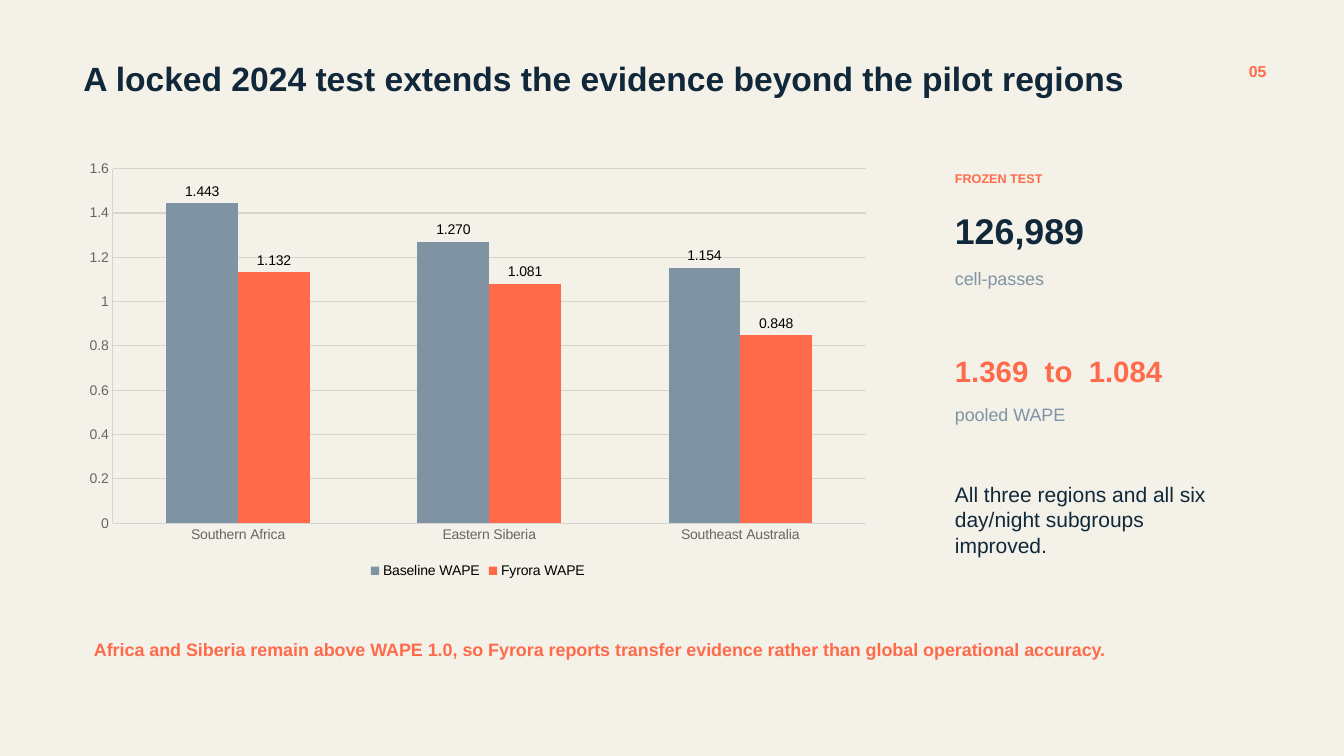
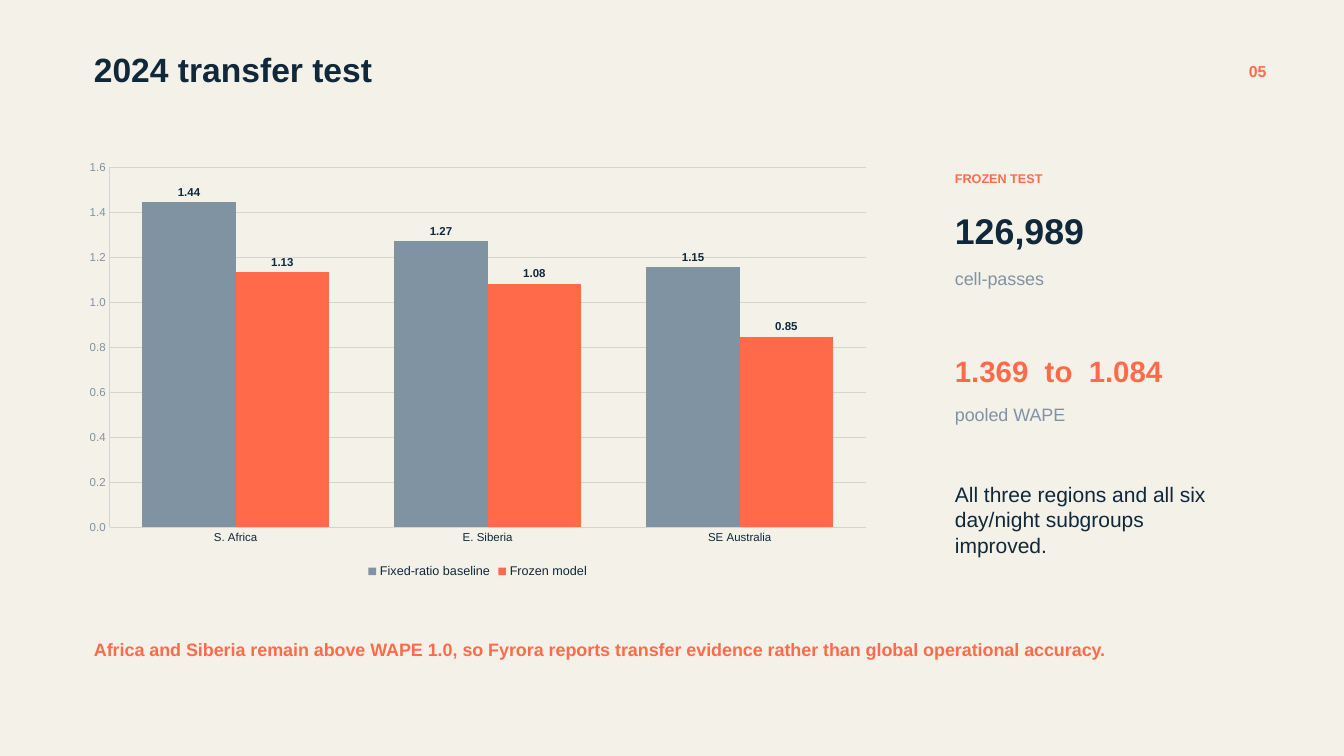
Before and after one commit to CSHub-Project/NASA-2026-QORVEX-Challenge-09, a slide deck: slide 5 of submission/demo/fyrora-space-apps-demo.pptx. Drawn at 1344x756 pixels with LibreOffice and Linux fonts; fonts in the diff are those of the drawing. Boxes give left, top, right and bottom in pixels: in the first picture for what was removed or moved away, otherwise in the second. Text is boxed around its words. In the diff, an @@ line names an element or a change of style, - is before the commit and + after.

```diff
--- a/submission/demo/fyrora-space-apps-demo.pptx
+++ b/submission/demo/fyrora-space-apps-demo.pptx
@@ text at <box>94,57,372,83</box>: text changed @@
-A locked 2024 test extends the evidence beyond the pilot regions
+2024 transfer test
@@ column chart at <box>74,152,882,583</box> @@
-categories: Southern Africa, Eastern Siberia, Southeast Australia
+categories: S. Africa, E. Siberia, SE Australia
-Baseline WAPE: 1.443, 1.27, 1.154
+Fixed-ratio baseline: 1.44, 1.27, 1.15
@@ data labels of Fixed-ratio baseline changed @@
-Fyrora WAPE: 1.132, 1.081, 0.848
+Frozen model: 1.13, 1.08, 0.85
@@ data labels of Frozen model changed @@
@@ legend changed @@
@@ category axis changed @@
@@ value axis changed @@
@@ bar spacing changed @@
```
Also in this commit, not shown: 6 other slides changed, 11 other files.
